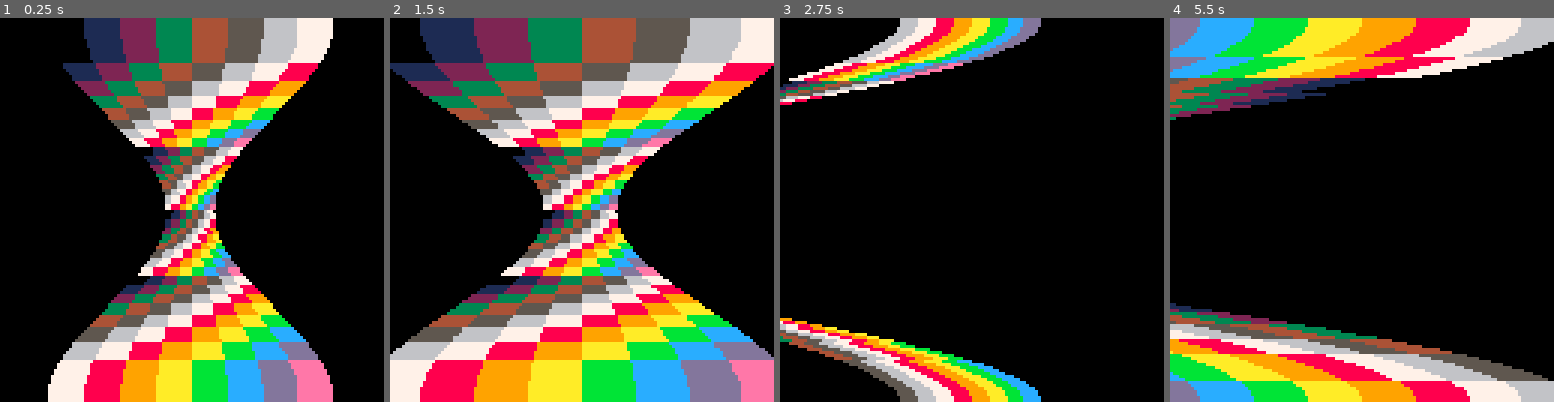
Above: before the commit, frames 1-4 (left to right).
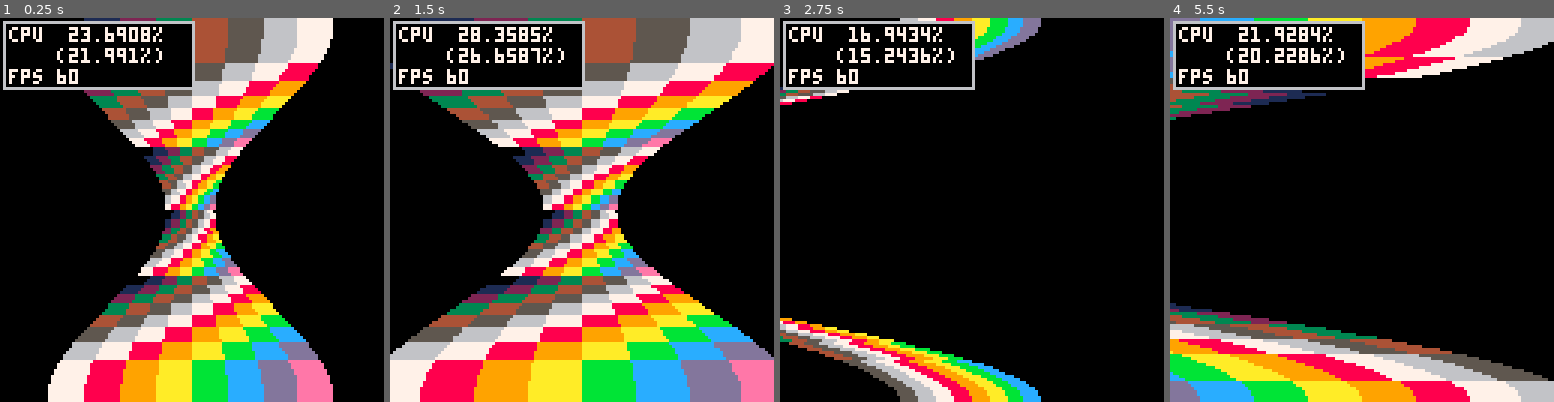
Above: after the commit, the same moments.

Repository: Shfty/carts
Game: PICO-8 cartridge sspr_testing.p8
Two runs of this game, one before a commit and one after it. Both use one fixed random seed, a clock stepped at 60 frames per second and the inputs below.
Inputs:
- Up to frame 1 (0.25 s): no input
- Up to frame 2 (1.5 s): tap X (X key) at 0.33, 1.07 s; tap O (Z key) at 0.7 s
- Up to frame 3 (2.75 s): hold Right 1.6-2.1 s; tap O (Z key) at 1.7, 2.1, 2.5 s; tap X (X key) at 1.85 s; hold Up 2.15-2.42 s; hold Right from 2.47 s (still down)
- Up to frame 4 (5.5 s): tap O (Z key) every 0.4 s from 2.9 to 5.3 s; tap X (X key) at 2.97, 4.08, 5.2 s; release Right at 3.03 s; hold Left 3.08-3.58 s; hold Down 3.63-3.97 s; hold Right 4.02-4.68 s; hold Up 4.73-5.03 s; hold Left from 5.08 s (still down)

The runs differ from the first frame. In frame 1, 6.4% of the frame differs, in the area x 0-51%, y 0-19%; in frame 2, 8.2%; in frame 3, 5.6%; in frame 4, 8.9%.

Commit message:
Add linesprite_profiling and scalepix, add perfhud to sspr_testing

Diff:
--- /dev/null
+++ b/linesprite_profiling.p8
@@ -0,0 +1,66 @@
+pico-8 cartridge // http://www.pico-8.com
+version 16
+__lua__
+-- perfhud
+
+function draw_perfhud()
+	clip()
+
+	local comp_cpu = comp_cpu or 0
+ rect(1,1,64,23,6)
+ rectfill(2,2,63,22,0)
+
+ color(7)
+
+ local cpu = stat(1)*100
+ local comp_cpu = cpu - 1.6998
+
+ local fps = stat(7)
+
+ print("cpu  "..cpu.."%",3,3)
+ print("    ("..comp_cpu.."%)",3,10)
+ print("fps "..fps,3,17)
+end
+-->8
+method = 0
+
+function _update60()
+	if btnp(4) then
+		method += 1
+		method %= 3
+	end
+end
+
+function _draw()
+	cls()
+
+	if method == 0 then
+		sspr(8,0,8,8,64,64,8,8)
+	end
+
+	if method == 1 then
+ 	for i = 0,7 do
+ 		sspr(8,i,8,1,64,64+i,8,1)
+ 	end
+	end
+
+	if method == 2 then
+ 	for y=0,7 do
+ 		for x=0,7 do
+ 			sspr(8+x,y,1,1,64+x,64+y,1,1)
+ 		end
+ 	end
+	end
+
+	draw_perfhud()
+	print(method,0,64)
+end
+__gfx__
+00000000012345670000000000000000000000000000000000000000000000000000000000000000000000000000000000000000000000000000000000000000
+00000000123456780000000000000000000000000000000000000000000000000000000000000000000000000000000000000000000000000000000000000000
+00700700234567890000000000000000000000000000000000000000000000000000000000000000000000000000000000000000000000000000000000000000
+000770003456789a0000000000000000000000000000000000000000000000000000000000000000000000000000000000000000000000000000000000000000
+00077000456789ab0000000000000000000000000000000000000000000000000000000000000000000000000000000000000000000000000000000000000000
+0070070056789abc0000000000000000000000000000000000000000000000000000000000000000000000000000000000000000000000000000000000000000
+000000006789abcd0000000000000000000000000000000000000000000000000000000000000000000000000000000000000000000000000000000000000000
+00000000789abcde0000000000000000000000000000000000000000000000000000000000000000000000000000000000000000000000000000000000000000
--- /dev/null
+++ b/scalepix.p8
@@ -0,0 +1,340 @@
+pico-8 cartridge // http://www.pico-8.com
+version 16
+__lua__
+ -- globals
+
+scrollx = 0
+scrolly = 0
+
+p_udata = 0x4300
+p_pixel = p_udata
+
+-- 134.1095%
+-- 132.6447%
+-- 103.3478%
+
+-->8
+-- perfhud
+
+function draw_perfhud()
+	clip()
+
+	local comp_cpu = comp_cpu or 0
+ rect(1,1,64,23,6)
+ rectfill(2,2,63,22,0)
+
+ color(7)
+
+ local cpu = stat(1)*100
+ local comp_cpu = cpu - 1.6998
+
+ local fps = stat(7)
+
+ print("cpu  "..cpu.."%",3,3)
+ print("    ("..comp_cpu.."%)",3,10)
+ print("fps "..fps,3,17)
+end
+-->8
+-- scaling
+
+function scale_linear(y)
+	return 2*(y-64)/128
+end
+
+function scale_sine(y)
+ local ly = y/128
+ ly -= 0.5
+ ly = sin(ly*0.5)
+ ly *= ly
+ ly *= 0.8
+ ly += 0.2
+	return ly
+end
+-->8
+-- uvs
+
+function uv_linear(y,wrap)
+	local uvy = y+scrolly
+	uvy /= 2
+	uvy = flr(uvy)
+	uvy %= wrap
+ return uvy
+end
+
+-->8
+-- scalepix
+
+draw_pal = false
+
+function scanline(
+	t_width,
+	y,
+	f_sc,
+	f_uv,
+	uv_wrap
+)
+	-- variable defaults
+	local t_width = t_width or 8
+ local y = y or 0
+ local f_sc = f_sc or scale_linear
+ local f_uv = f_uv or uv_linear
+ local uv_wrap = uv_wrap or 8
+
+ -- calculate line scale
+ local scale = f_sc(y)
+
+ --[[
+ 	only draw if the line
+ 	is visible
+ ]]
+ if scale > 0 then
+ 	-- scaled sprite width
+  local step = 8*scale
+
+  --[[
+  	unscaled line coords
+  	measured from -64..64
+  ]]
+  local lb = (t_width*4)*scale
+  local la = -lb
+
+  --[[
+  	transform to screenspace,
+  	apply scrolling and scale
+  ]]
+  local sxs = scrollx*scale
+  local la += 64+sxs
+  local lb += 64+sxs
+
+  -- current texel index
+  local i = 0
+
+  --[[
+  	iterate along the line
+  	texel-by-texel
+  ]]
+  for x=la,lb-1,step do
+   --[[
+   	only draw texel
+   	if it is visible
+   ]]
+   if(x<128 and x+step>=0) then
+   	local c = 0
+   	if draw_pal then
+   		--[[
+   			visualize texels with
+   			colour field
+   		]]
+   		rect(x+0.5,y,x+step-0.5,y,i)
+   	else
+   		local ix = 8+i
+   		local iy = y
+   		-- draw the texel
+   		sspr(ix,iy,1,1,x,y,ceil(step),1)
+   	end
+   end
+
+   -- increment texel index
+   i += 1
+  end
+	end
+end
+
+-->8
+-- main
+
+function _init()
+	-- play background music
+	music(0)
+end
+
+function _update60()
+	-- left / right scroll input
+	if btn(0) then
+	 scrollx += 1
+	end
+
+	if btn(1) then
+		scrollx -= 1
+	end
+
+	-- toggle debug visualization
+	if btnp(4) then
+		draw_pal = not draw_pal
+	end
+
+	-- integrate vertical scroll
+	--scrolly = scrolly + 0.5
+end
+
+xw = 16
+ys = 0
+ye = 127
+
+function _draw()
+ cls()
+
+ -- iterate through screen rows
+ for y=ys,ye do
+ 	-- draw row
+  scanline(
+  	xw,
+   y,
+   scale_sine,
+   uv_linear,
+   11*8
+  )
+ end
+
+ draw_perfhud()
+end
+…(130 lines of a section not shown)…
+__map__
+0103020000000000000000000000000000000000000000000000000000000000000000000000000000000000000000000000000000000000000000000000000000000000000000000000000000000000000000000000000000000000000000000000000000000000000000000000000000000000000000000000000000000000
+0104020000000000000000000000000000000000000000000000000000000000000000000000000000000000000000000000000000000000000000000000000000000000000000000000000000000000000000000000000000000000000000000000000000000000000000000000000000000000000000000000000000000000
+0105020000000000000000000000000000000000000000000000000000000000000000000000000000000000000000000000000000000000000000000000000000000000000000000000000000000000000000000000000000000000000000000000000000000000000000000000000000000000000000000000000000000000
+0106020000000000000000000000000000000000000000000000000000000000000000000000000000000000000000000000000000000000000000000000000000000000000000000000000000000000000000000000000000000000000000000000000000000000000000000000000000000000000000000000000000000000
+0207010000000000000000000000000000000000000000000000000000000000000000000000000000000000000000000000000000000000000000000000000000000000000000000000000000000000000000000000000000000000000000000000000000000000000000000000000000000000000000000000000000000000
+0208010000000000000000000000000000000000000000000000000000000000000000000000000000000000000000000000000000000000000000000000000000000000000000000000000000000000000000000000000000000000000000000000000000000000000000000000000000000000000000000000000000000000
+0209010000000000000000000000000000000000000000000000000000000000000000000000000000000000000000000000000000000000000000000000000000000000000000000000000000000000000000000000000000000000000000000000000000000000000000000000000000000000000000000000000000000000
+020a010000000000000000000000000000000000000000000000000000000000000000000000000000000000000000000000000000000000000000000000000000000000000000000000000000000000000000000000000000000000000000000000000000000000000000000000000000000000000000000000000000000000
+0000000000000000000000000000000000000000000000000000000000000000000000000000000000000000000000000000000000000000000000000000000000000000000000000000000000000000000000000000000000000000000000000000000000000000000000000000000000000000000000000000000000000000
+1011120000000000000000000000000000000000000000000000000000000000000000000000000000000000000000000000000000000000000000000000000000000000000000000000000000000000000000000000000000000000000000000000000000000000000000000000000000000000000000000000000000000000
+…(9 lines of a section not shown)…
--- a/sspr_testing.p8
+++ b/sspr_testing.p8
@@ -1,6 +1,27 @@
 pico-8 cartridge // http://www.pico-8.com
 version 16
 __lua__
+-- perfhud
+
+function draw_perfhud()
+	clip()
+
+	local comp_cpu = comp_cpu or 0
+ rect(1,1,64,23,6)
+ rectfill(2,2,63,22,0)
+
+ color(7)
+
+ local cpu = stat(1)*100
+ local comp_cpu = cpu - 1.6998
+
+ local fps = stat(7)
+
+ print("cpu  "..cpu.."%",3,3)
+ print("    ("..comp_cpu.."%)",3,10)
+ print("fps "..fps,3,17)
+end
+-->8
 panx = 0
 scrollx = 8
 scrolly = 0
@@ -107,6 +128,8 @@
 			owr,1
 		)
 	end
+
+	draw_perfhud()
 end
 __gfx__
 000000000123456789abcdef000000000000000000000000000000000123456789abcdef00000000012345670000000089abcdef000000000123456789abcdef
Not shown, changed: 129 lines of the sprite sheet (__gfx__) section of scalepix.p8
Not shown, changed: the music (__music__) section of scalepix.p8
Not shown, changed: the sound effects (__sfx__) section of scalepix.p8
